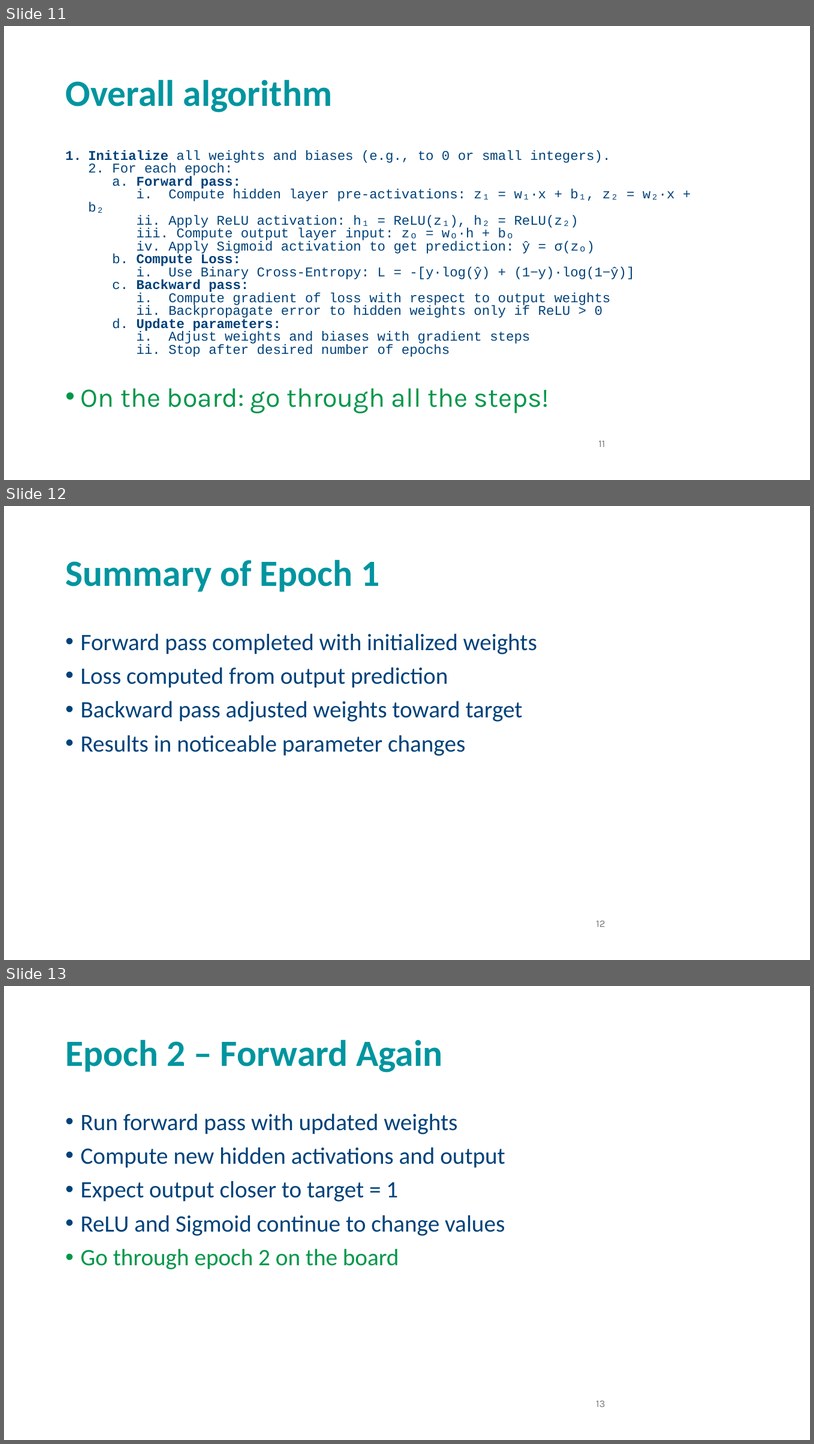
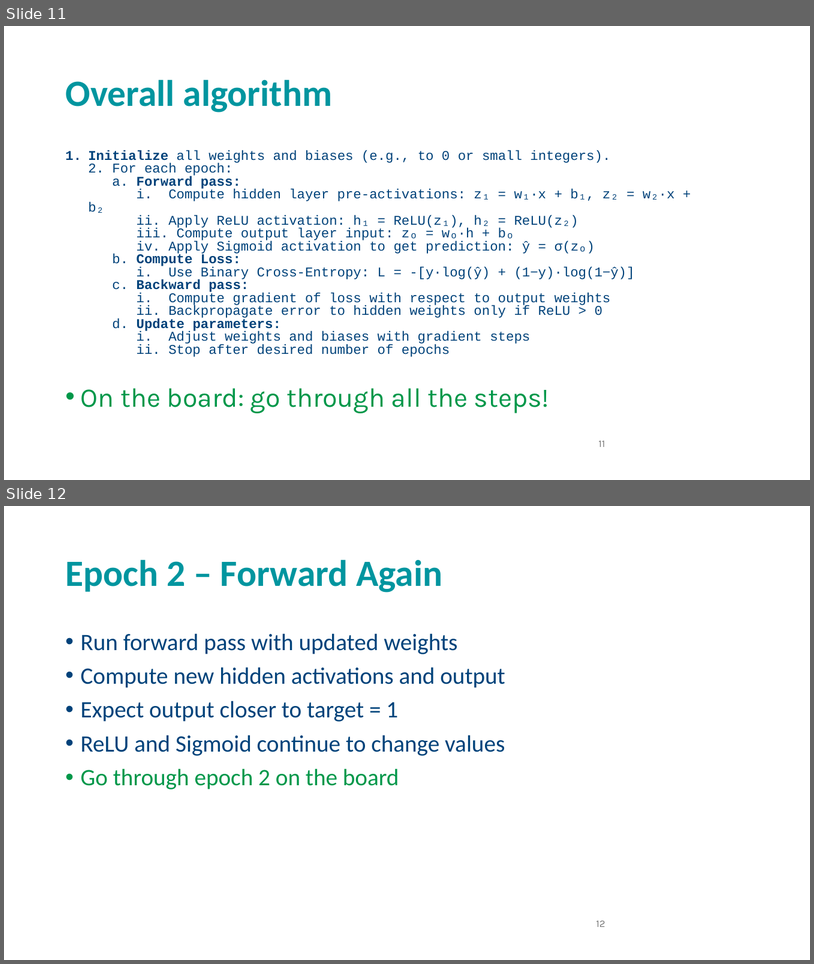
Before and after one commit to andrewcparnell/STAT41130, a slide deck: slides/day 2/D2C1_ANN.pptx. Shown one above the other, each under a label of ours: slides 11, 12 and 13 before the commit, slides 11 and 12 after it. The pictures are 814x1444 and 814x964 pixels, drawn with LibreOffice and Linux fonts; fonts in the diff are those of the drawing; background and template pictures are left out. Boxes give left, top, right and bottom in pixels: in the first picture for what was removed or moved away, otherwise in the second. Text is boxed around its words. In the diff, an @@ line names an element or a change of style, - is before the commit and + after.

```diff
--- a/slides/day 2/D2C1_ANN.pptx
+++ b/slides/day 2/D2C1_ANN.pptx
@@ slide 12 removed at (4,506,810,960), background picture (left out) @@
@@ title removed at (65,559,380,592) @@
-Summary of Epoch 1
@@ text removed at (81,633,537,756) @@
-• Forward pass completed with initialized weights
-• Loss computed from output prediction
-• Backward pass adjusted weights toward target
-• Results in noticeable parameter changes
@@ page number removed at (596,920,605,927) @@
-12
@@ what was slide 13 is now slide 12 @@
@@ page number at (596,920,605,927): text changed @@
-13
+12
```
Also in this commit, not shown: 4 slides changed, 2 other slides removed, 5 other files.
